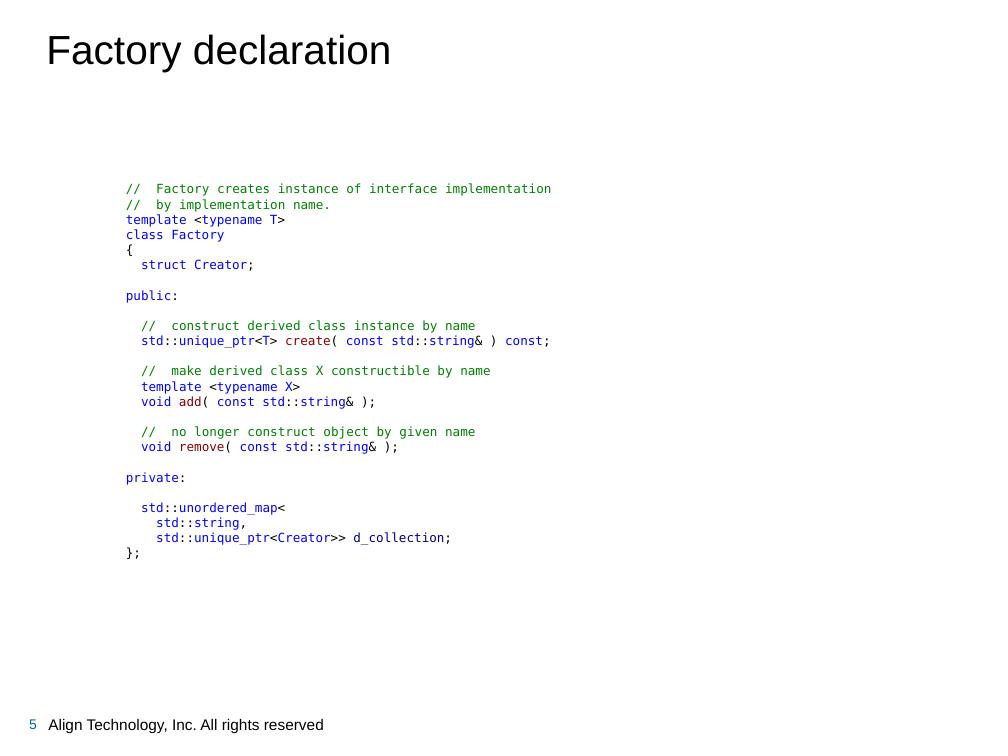
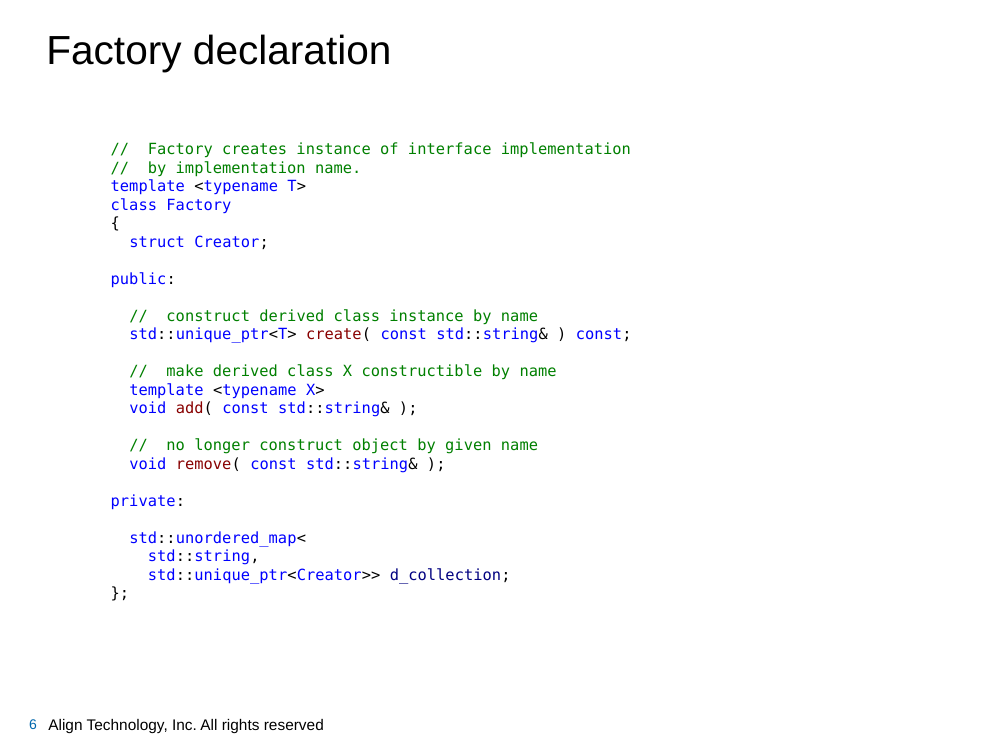
Before and after one commit to garlyon/MeetUp, a slide deck: slide 6 of Factory/Factory.pptx (slide 5 before the commit). Drawn at 1008x756 pixels with LibreOffice and Linux fonts; fonts in the diff are those of the drawing; background and template pictures are left out. Boxes give left, top, right and bottom in pixels: in the first picture for what was removed or moved away, otherwise in the second. Text is boxed around its words. In the diff, an @@ line names an element or a change of style, - is before the commit and + after.

```diff
--- a/Factory/Factory.pptx
+++ b/Factory/Factory.pptx
@@ text "// Factory creates instance of ...": place and size @@
-text "// Factory creates instance of ..." at [126, 183, 551, 545]
+text "// Factory creates instance of ..." at [111, 142, 632, 584]
@@ text "// Factory creates instance of ..." at [111, 142, 632, 584]: size 9 to 11 pt @@
@@ page number at [29, 719, 37, 729]: text changed @@
-5
+6
```
Also in this commit, not shown: 5 other slides changed, 1 slide added.
